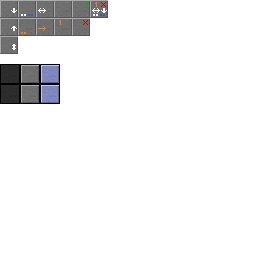
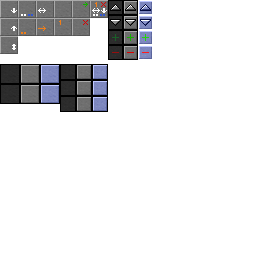
The second 256×256 image is a revision of the first. Changes to its layers:
painted on "Icons" over (x1=110, y1=0, x2=152, y2=60)
painted on "Background" over (x1=60, y1=64, x2=108, y2=112)
painted on "Mockup" over (x1=108, y1=0, x2=152, y2=60)
